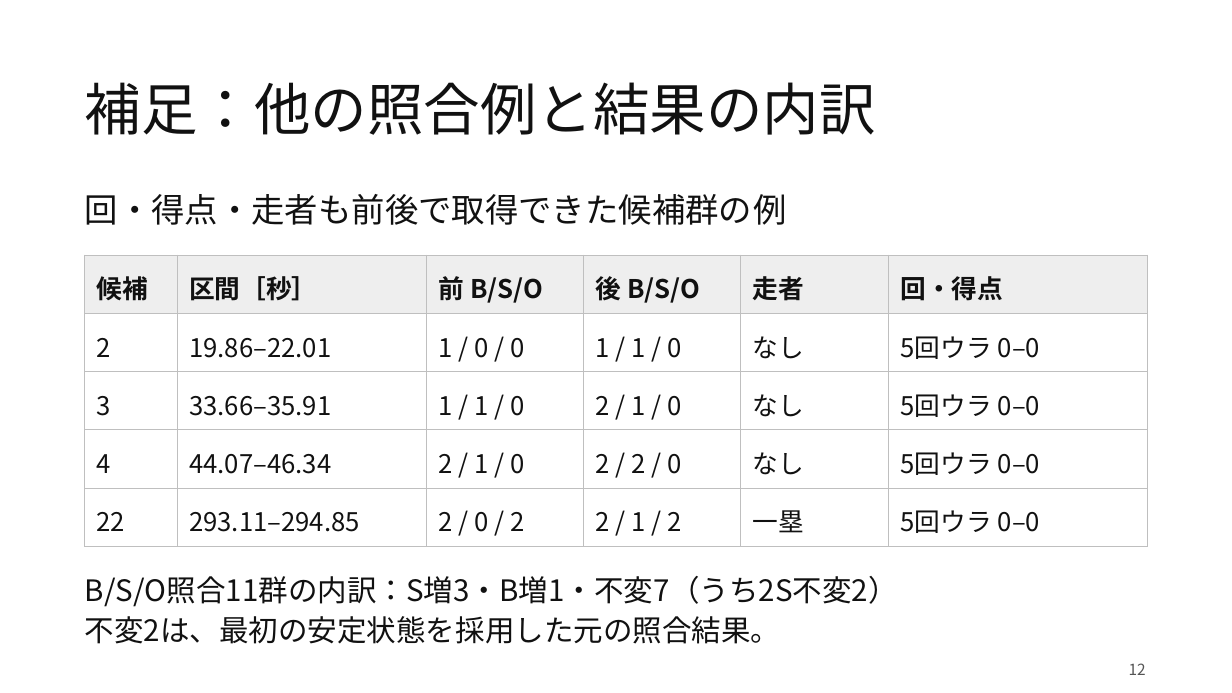
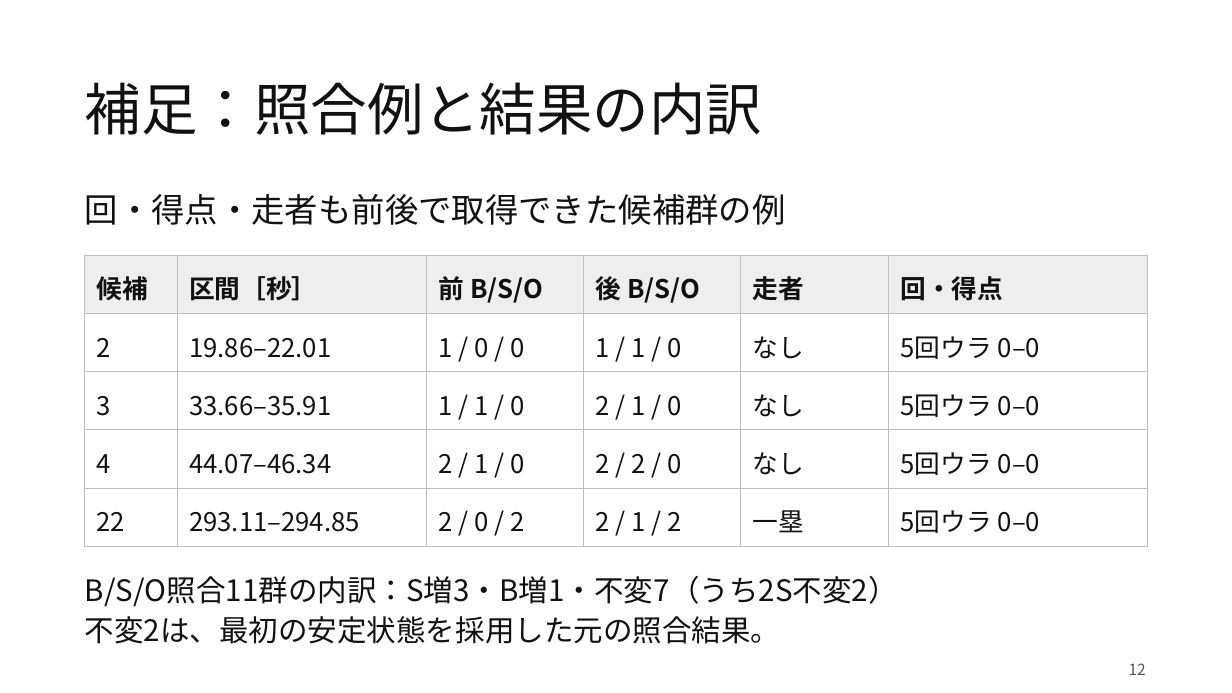
Before and after one commit to Yu-Tanahashi1226/----B-py, a slide deck: slide 12 of presentations/20261030/M棚橋261030.pptx. Drawn at 1232x693 pixels with LibreOffice and Linux fonts; fonts in the diff are those of the drawing. Boxes give left, top, right and bottom in pixels: in the first picture for what was removed or moved away, otherwise in the second. Text is boxed around its words. In the diff, an @@ line names an element or a change of style, - is before the commit and + after.

```diff
--- a/presentations/20261030/M棚橋261030.pptx
+++ b/presentations/20261030/M棚橋261030.pptx
@@ title at <box>85,82,763,135</box>: text changed @@
-補足：他の照合例と結果の内訳
+補足：照合例と結果の内訳
```
Also in this commit, not shown: 10 other slides changed, 1 slide added, 1 slide removed, 9 other files.
